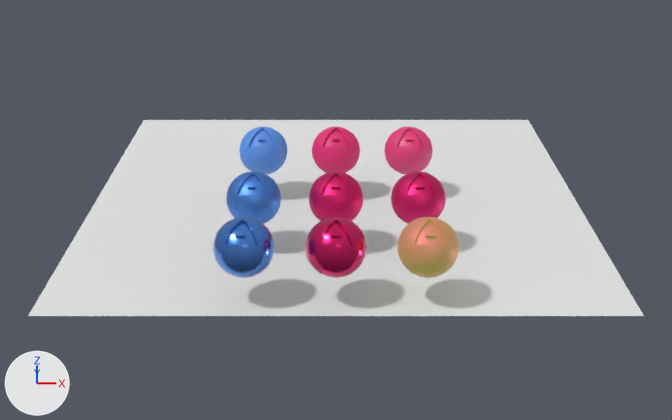
An edit to the Blender file test_scenes/Materials.blend, drawn before and after from the same camera.
Before and after are seen from a camera (50 mm lens) standing at (0.0, -36.3, 13.5) and looking at (0.0, -0.6, -2.4). Arrows for +X, +Y and +Z are at lower left; the lights stay in place.
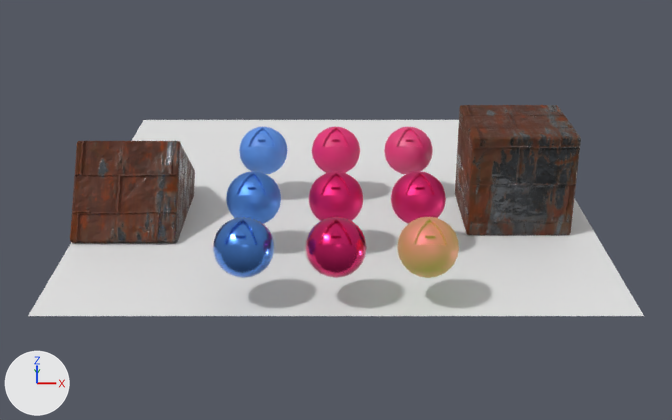
Diff of the bpy script that builds the scene:
```diff
--- a/test_scenes/Materials.blend.py
+++ b/test_scenes/Materials.blend.py
@@ img_metalplates012_1k_color_jpg @@
+img_metalplates012_1k_color_jpg = load_image('MetalPlates012_1K_Color.jpg', 'textures/MetalPlates012_1K_Color.jpg', 512, 512, 'sRGB')
@@ img_metalplates012_1k_normalgl_jpg @@
+img_metalplates012_1k_normalgl_jpg = load_image('MetalPlates012_1K_NormalGL.jpg', 'textures/MetalPlates012_1K_NormalGL.jpg', 512, 512, 'Linear CIE-XYZ D65')
@@ img_metalplates012_1k_metalnessroughness_jpg @@
+img_metalplates012_1k_metalnessroughness_jpg = load_image('MetalPlates012_1K_MetalnessRoughness.jpg', 'textures/MetalPlates012_1K_MetalnessRoughness.jpg', 512, 512, 'sRGB')
@@ mat_material_003 @@
+mat_material_003 = bpy.data.materials.new('Material.003')
+# uses the picture img_metalplates012_1k_color_jpg
+# uses the picture img_metalplates012_1k_metalnessroughness_jpg
+# uses the picture img_metalplates012_1k_normalgl_jpg
@@ me_cube @@
+me_cube.from_pydata(...)  # a box spanning x -2.0..2.0, y -2.0..2.0, z -2.0..2.0
+me_cube.materials.append(mat_material_003)
@@ ob_cube_001 @@
+ob_cube_001 = bpy.data.objects.new('Cube.001', me_cube)
+ob_cube_001.location = (-8.0, -2.0, -1.5)
+ob_cube_001.rotation_euler = (0.905, 0.0, 0.0)  # degrees (52, 0, 0)
+_m = ob_cube_001.modifiers.new('Bevel', 'BEVEL')
+_m.segments = 2
+_m.harden_normals = True
@@ ob_cube @@
+ob_cube = bpy.data.objects.new('Cube', me_cube)
+ob_cube.location = (7.0, -2.0, 0.0)
+_m = ob_cube.modifiers.new('Bevel', 'BEVEL')
+_m.segments = 2
+_m.harden_normals = True
```

Location of each change, [x1, y1, x2, y2] in pixels of the pictures (672 x 420 px):
'Cube', added: after [455, 105, 581, 235]
'Cube.001', added: after [70, 141, 195, 243]
